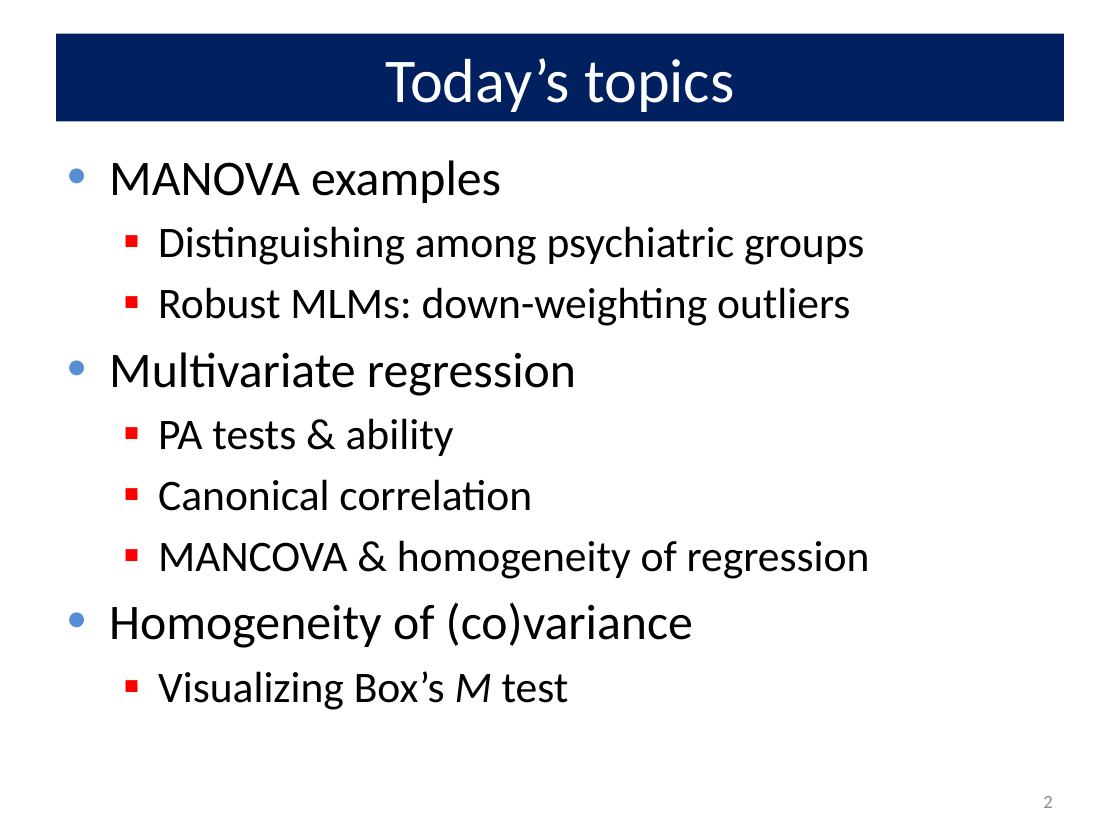
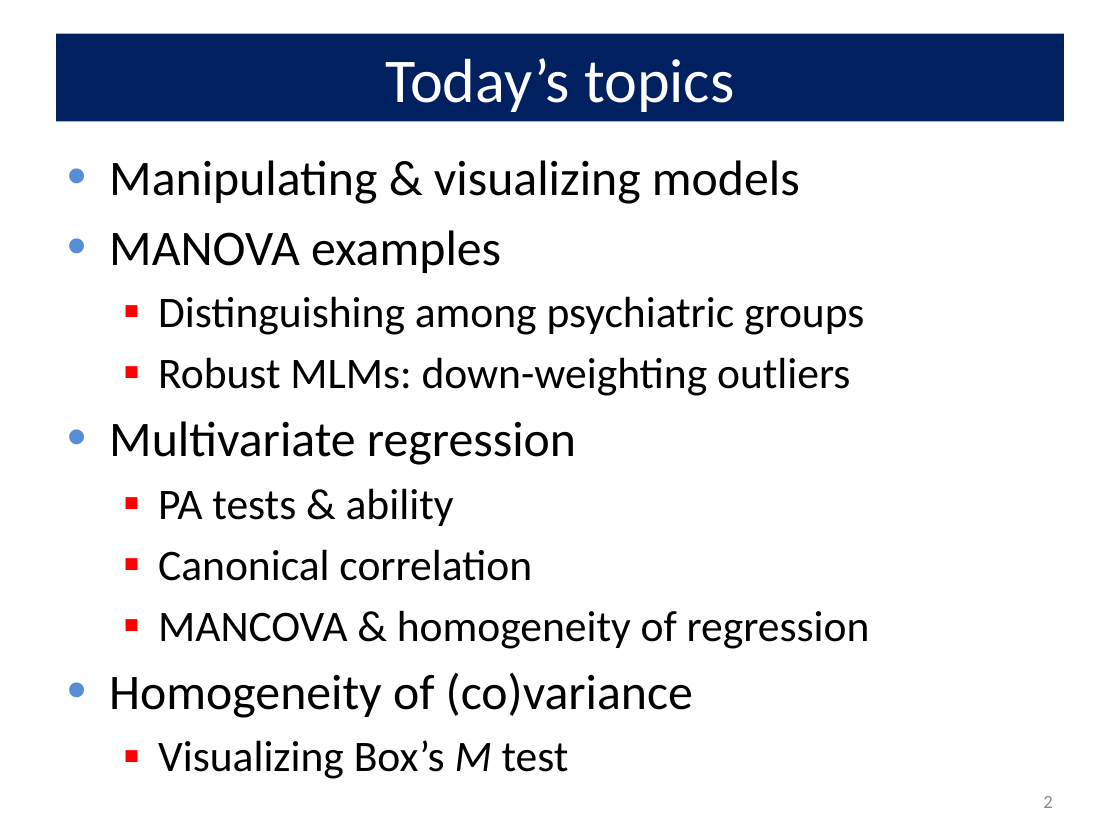
Before and after one commit to friendly/VisMLM-course, a slide deck: slide 2 of lectures/lecture3.pptx. Drawn at 1120x840 pixels with LibreOffice and Linux fonts; fonts in the diff are those of the drawing. Boxes give left, top, right and bottom in pixels: in the first picture for what was removed or moved away, otherwise in the second. Text is boxed around its words. In the diff, an @@ line names an element or a change of style, - is before the commit and + after.

```diff
--- a/lectures/lecture3.pptx
+++ b/lectures/lecture3.pptx
@@ text at (109, 160, 800, 204): paragraph added @@
+• Manipulating & visualizing models
```
Also in this commit, not shown: 5 other slides changed, 11 slides added, 33 other files.
